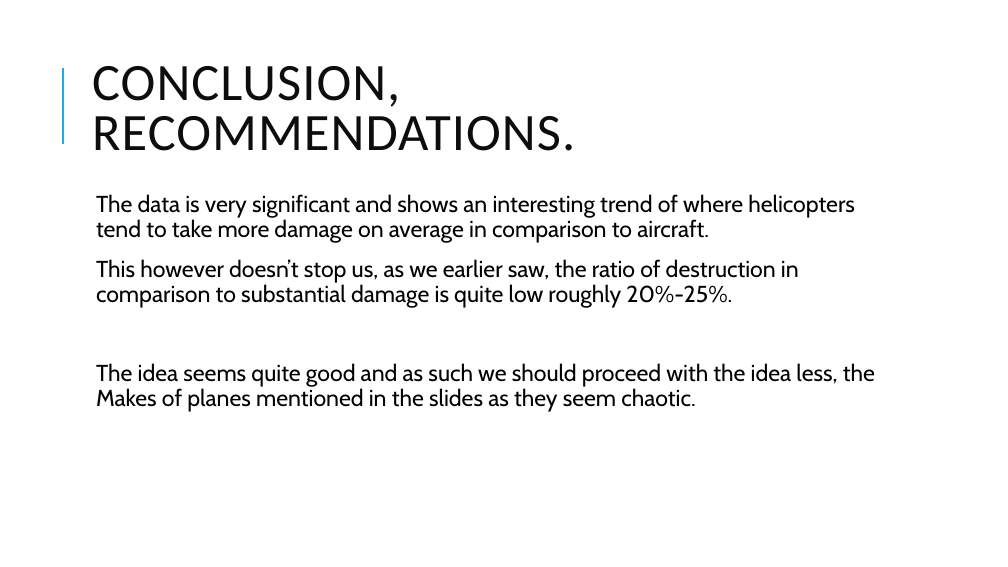
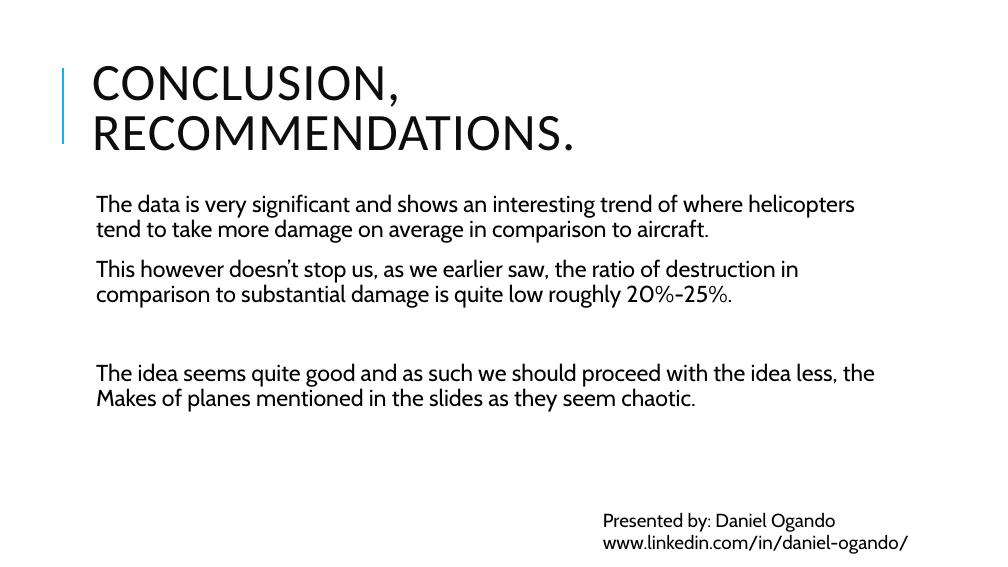
Before and after one commit to kdizz/dsc-phase-1-project-v3, a slide deck: slide 10 of CAPITAL INVESTMENTS LIMITED.pptx. Drawn at 1008x567 pixels with LibreOffice and Linux fonts; fonts in the diff are those of the drawing. Boxes give left, top, right and bottom in pixels: in the first picture for what was removed or moved away, otherwise in the second. Text is boxed around its words. In the diff, an @@ line names an element or a change of style, - is before the commit and + after.

```diff
--- a/CAPITAL INVESTMENTS LIMITED.pptx
+++ b/CAPITAL INVESTMENTS LIMITED.pptx
@@ text added at box(603, 512, 909, 554), 18 pt, text #000000 @@
+Presented by: Daniel Ogando
+www.linkedin.com/in/daniel-ogando/
```
Also in this commit, not shown: 1 slide added.
